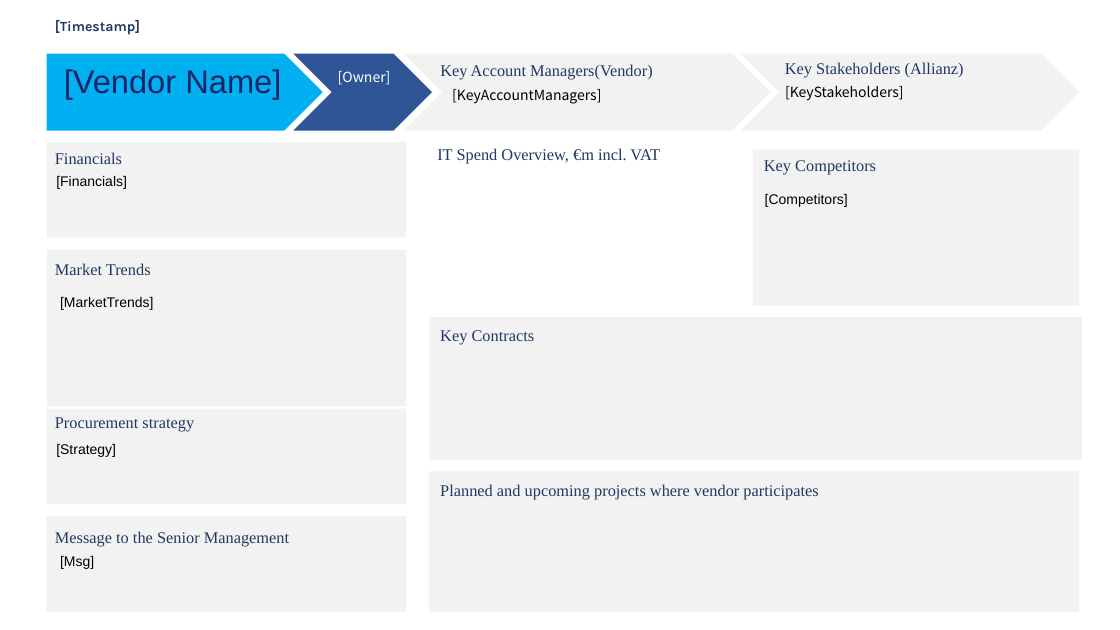
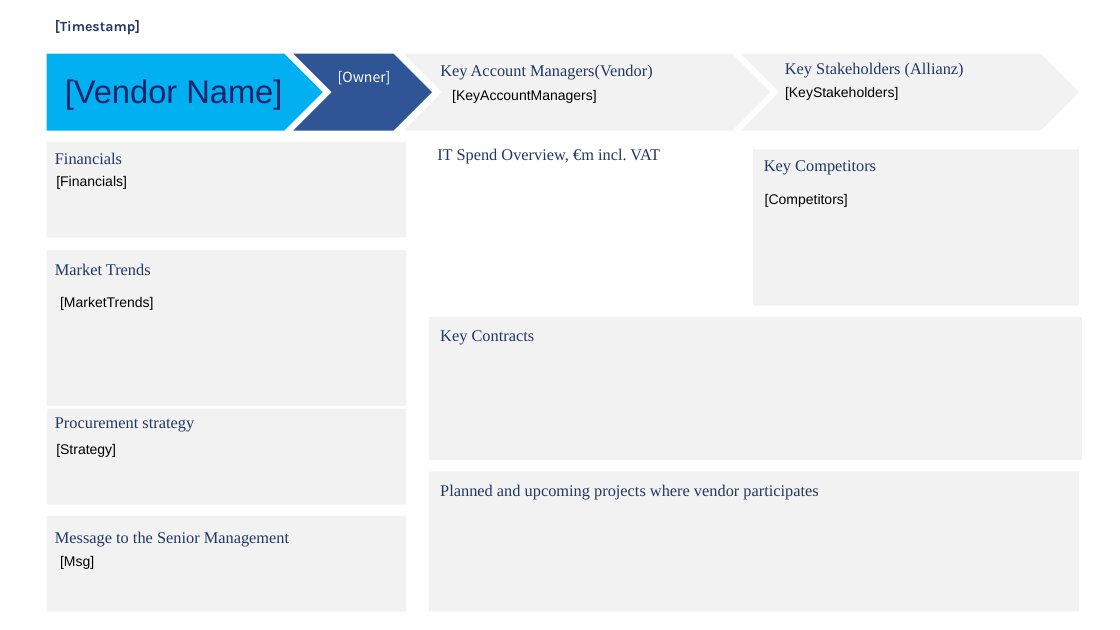
Before and after one commit to Bahncard/Fact_Sheet_Automation, a slide deck: slide 1 of pptx_template/vendor_template.pptx. Drawn at 1120x630 pixels with LibreOffice and Linux fonts; fonts in the diff are those of the drawing. Boxes give left, top, right and bottom in pixels: in the first picture for what was removed or moved away, otherwise in the second. Text is boxed around its words. In the diff, an @@ line names an element or a change of style, - is before the commit and + after.

```diff
--- a/pptx_template/vendor_template.pptx
+++ b/pptx_template/vendor_template.pptx
@@ text "[Vendor Name]": place and size @@
-text "[Vendor Name]" at bbox=[64, 69, 281, 99]
+text "[Vendor Name]" at bbox=[65, 79, 282, 109]
@@ text "[KeyAccountManagers]" at bbox=[452, 90, 596, 103]: font Noto Sans CJK SC to Arial @@
@@ text "[KeyStakeholders]" at bbox=[785, 87, 898, 100]: font Noto Sans CJK SC to Arial @@
```
Also in this commit, not shown: 3 other files.
